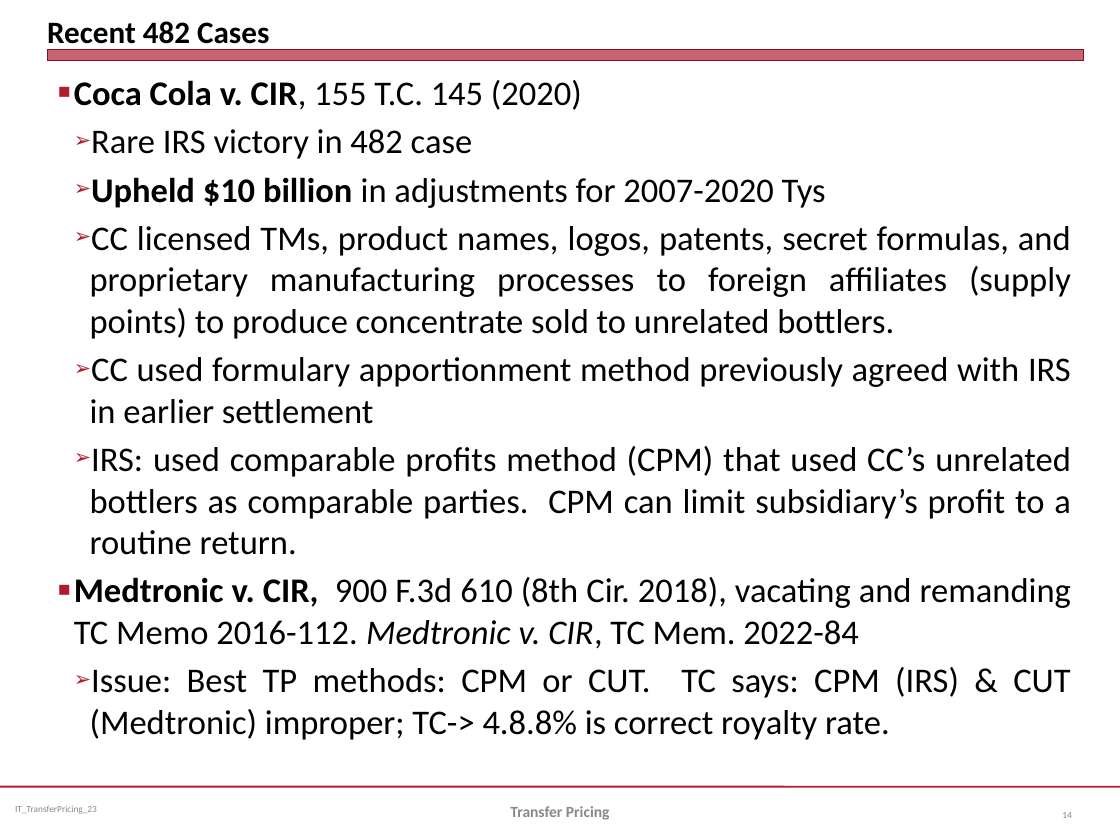
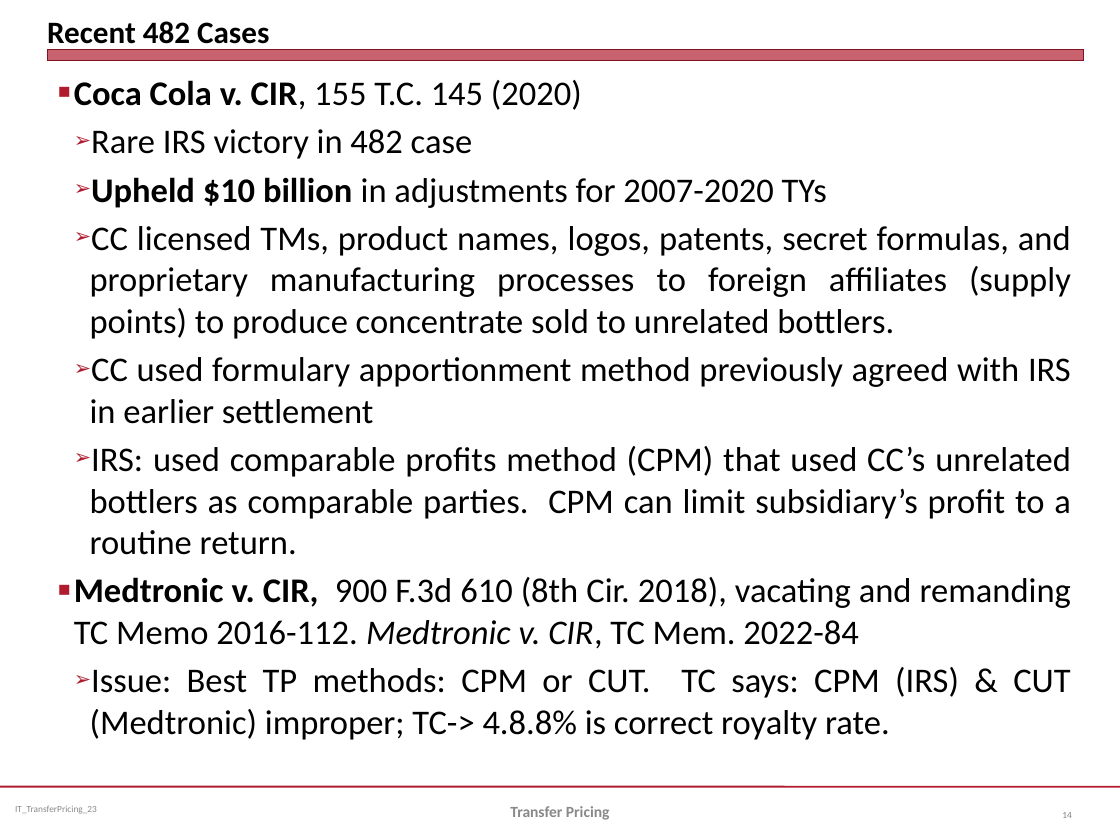
Before and after one commit to jmc877/International-Tax, a slide deck: slide 14 of slides/IT_TransferPricing_2023.pptx. Drawn at 1120x840 pixels with LibreOffice and Linux fonts; fonts in the diff are those of the drawing. Boxes give left, top, right and bottom in pixels: in the first picture for what was removed or moved away, otherwise in the second. Text is boxed around its words. In the diff, an @@ line names an element or a change of style, - is before the commit and + after.

```diff
--- a/slides/IT_TransferPricing_2023.pptx
+++ b/slides/IT_TransferPricing_2023.pptx
@@ text at box(91, 177, 827, 208): text changed @@
-  ➢ Upheld $10 billion in adjustments for 2007-2020 Tys
+  ➢ Upheld $10 billion in adjustments for 2007-2020 TYs
```
Also in this commit, not shown: 1 other slide changed, 2 other files.
